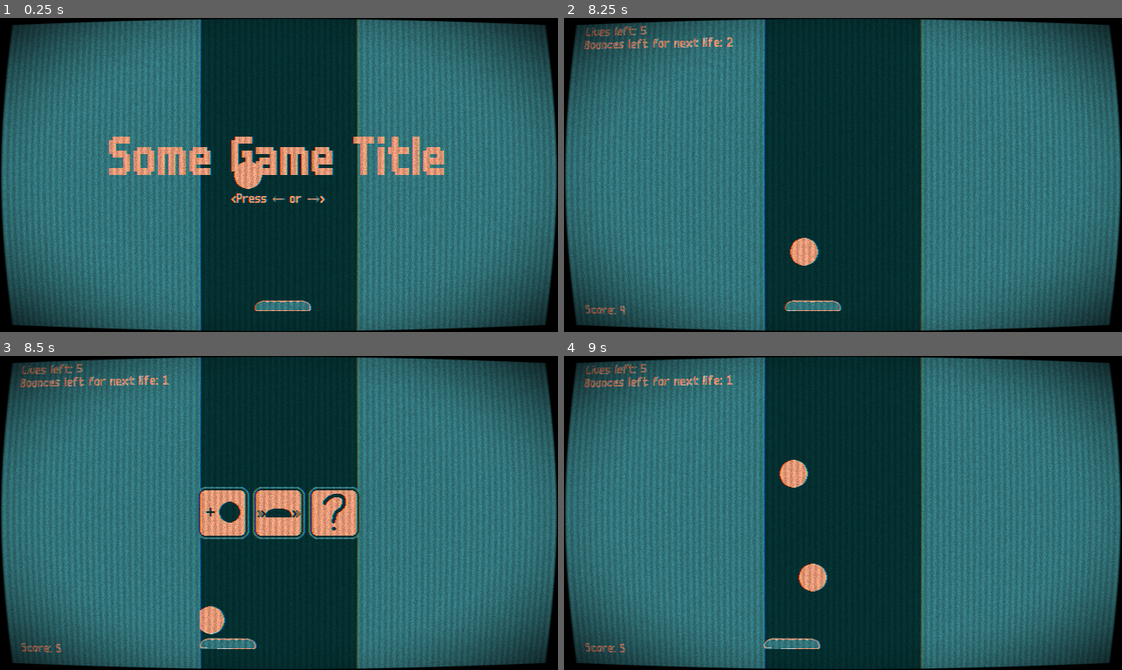
Above: before the commit, frames 1-4 (two rows, left to right).
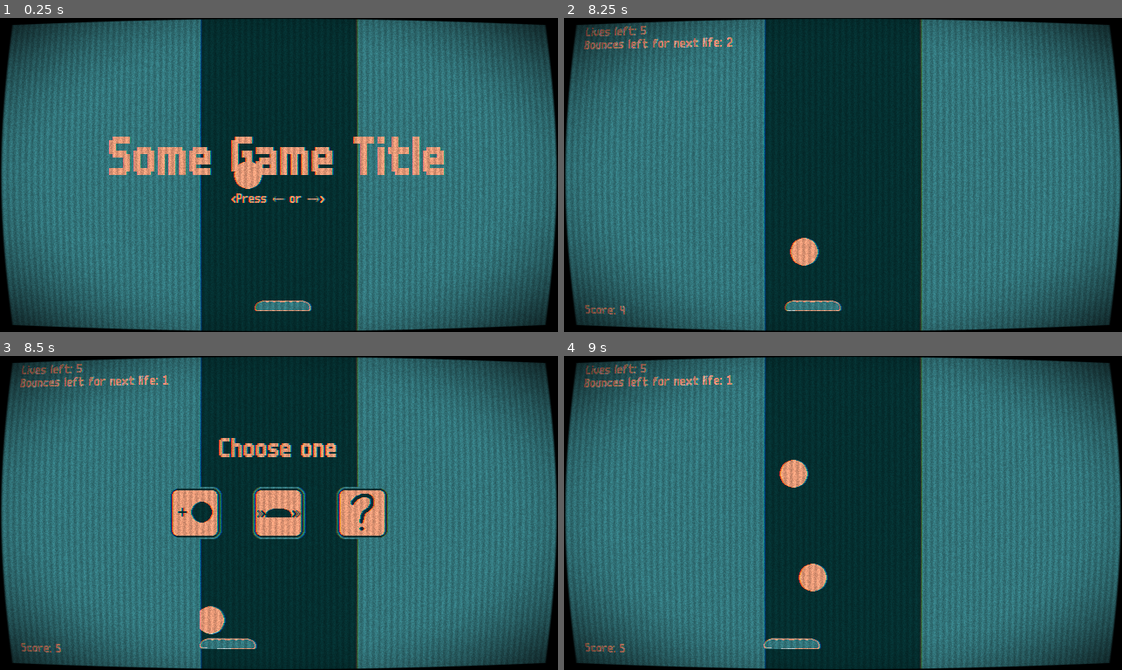
Above: after the commit, the same moments.

Repository: YannVeld/LD60
Game: Godot game, scene res://main.tscn
Two runs of this game, one before a commit and one after it. Both use one fixed random seed, a clock stepped at 60 frames per second and the inputs below.
Inputs (mouse positions are in pixels of both pictures, inside the frame that each line leads up to):
- Up to frame 1 (0.25 s): no input
- Up to frame 2 (8.25 s): tap Enter at 0.5 s; move the mouse to (965, 159) at 0.52 s; hold Right (move_right) 0.53-1.28 s; tap R (reroll) at 0.6, 8.1 s; move the mouse to (731, 190) at 1.27 s; hold Left (move_left) 1.28-2.03 s; tap 1 at 1.35 s; move the mouse to (898, 105) at 2.02 s; hold Right (move_right) 2.03-3.53 s; tap 2 at 2.1 s; move the mouse to (815, 237) at 2.77 s; tap 3 at 2.85 s; move the mouse to (1010, 222) at 3.52 s; hold Left (move_left) 3.53-5.78 s; tap 4 at 3.6 s; move the mouse to (675, 127) at 4.27 s; tap 5 at 4.35 s; move the mouse to (870, 175) at 5.02 s; tap 6 at 5.1 s; move the mouse to (759, 96) at 5.77 s; hold Right (move_right) 5.78-8.03 s; tap 7 at 5.85 s; move the mouse to (965, 159) at 6.52 s; tap 8 at 6.6 s; move the mouse to (731, 190) at 7.27 s; tap 9 at 7.35 s; move the mouse to (898, 105) at 8.02 s; hold Left (move_left) from 8.03 s (still down)
- Up to frame 3 (8.5 s): keep holding Left (move_left)
- Up to frame 4 (9 s): keep holding Left (move_left); move the mouse to (815, 575) at 8.77 s; tap 1 at 8.85 s

Frames 1-2 are identical in both runs. In frame 3, 4.4% of the frame differs, in the area x 30-70%, y 26-59%; in frame 4, nothing differs.

Commit message:
Polish a bit

Diff:
--- a/Scripts/ui_manager.gd
+++ b/Scripts/ui_manager.gd
@@ -18,6 +18,7 @@
 	livesManager.reset_game.connect(_on_game_reset)
 	upgradeManager.upgrade_applied.connect(_on_upgrade_applied)
 	upgradeManager.description_changed.connect(_on_description_changed)
+	upgradeManager.start_upgrading.connect(_on_start_upgrading)
 	gameProperties.property_changed.connect(_on_property_changed)
 
 	_set_background_color(gameProperties.color_palette)
@@ -35,6 +36,9 @@
 	queue_redraw()
 
 func _on_description_changed():
+	queue_redraw()
+
+func _on_start_upgrading():
 	queue_redraw()
 
 func _on_property_changed(property: String, new_value):
@@ -57,6 +61,7 @@
 
 
 	if upgradeManager._is_choosing:
+		draw_string(font, center + Vector2(-_width/2.0,-64), "Choose one", HORIZONTAL_ALIGNMENT_CENTER, _width, 32, text_color)
 		draw_string(font, center + Vector2(-_width/2.0,64), upgradeManager.selected_upgrade_description, HORIZONTAL_ALIGNMENT_CENTER, _width, 28, text_color)
 
 
--- a/Scripts/upgrade_manager.gd
+++ b/Scripts/upgrade_manager.gd
@@ -5,6 +5,7 @@
 
 @export var possible_upgrades: Array[Upgrade] = []
 
+signal start_upgrading
 signal upgrade_applied
 var _upgrade_button := preload("res://Scenes/upgrade_button.tscn")
 
@@ -17,7 +18,7 @@
 
 var _upgrades: Array[Upgrade] = []
 
-const BUTTON_SPACING: float = 64.0
+const BUTTON_SPACING: float = 96.0
 
 const KEY_TO_INDEX: Dictionary[Key, int] = {
 	KEY_1: 1,
@@ -136,6 +137,7 @@
 
 func _present_upgrade_choice():
 	if _is_choosing: return
+	start_upgrading.emit()
 
 	_previous_choice_bounce_count = ballManager.bat_bounce_count
 	_is_choosing = true
--- a/main.tscn
+++ b/main.tscn
@@ -101,6 +101,7 @@
 offset_right = 80.0
 grow_horizontal = 0
 grow_vertical = 0
+mouse_filter = 2
 
 [node name="top" type="CollisionShape2D" parent="LevelWalls" unique_id=1884538656]
 shape = SubResource("WorldBoundaryShape2D_sifc0")
@@ -115,6 +116,7 @@
 offset_top = -320.0
 offset_right = 560.0
 pivot_offset = Vector2(0, 320)
+mouse_filter = 2
 
 [node name="Bat" parent="." unique_id=302170426 instance=ExtResource("20_82xsv")]
 position = Vector2(325, 330)
